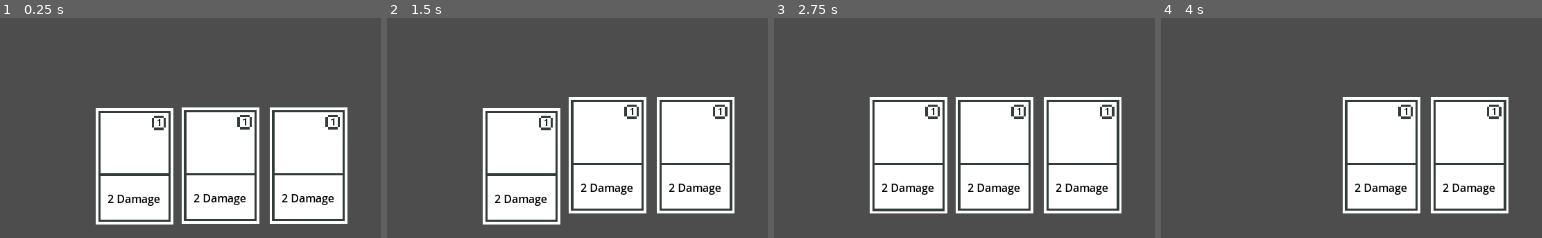
Above: before the commit, frames 1-4 (left to right).
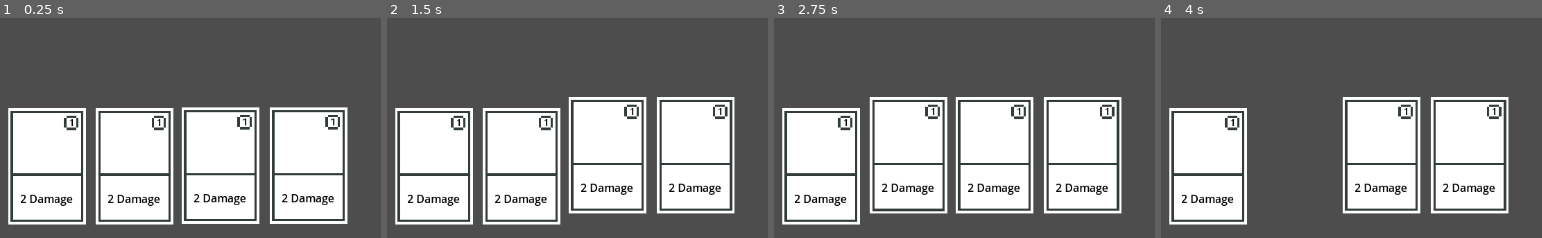
Above: after the commit, the same moments.

Repository: yeehaw114/CEN4090L
Game: Godot game, scene res://Scenes/battle_manager.tscn
Two runs of this game, one before a commit and one after it. Both use one fixed random seed, a clock stepped at 60 frames per second and the inputs below. This scene is started directly instead of the project's main scene. The engine's default icon, where the game draws it, is replaced by a stand-in: a white triangle on a blue panel in a dark square.
Inputs (mouse positions are % of the whole screen's width and height, from its top left):
- Up to frame 1 (0.25 s): no input
- Up to frame 2 (1.5 s): tap Enter at 0.5 s; move the mouse to (46, 84) at 0.52 s; hold D (Right) 0.53-1.28 s; click (46, 84) at 0.67 s; tap Space at 1.25 s; move the mouse to (57, 84) at 1.27 s; hold S (Down) from 1.28 s (still down); click (57, 84) at 1.42 s
- Up to frame 3 (2.75 s): tap Enter at 2 s; move the mouse to (34, 84) at 2.02 s; release S (Down) at 2.03 s; hold D (Right) from 2.03 s (still down); click (34, 84) at 2.17 s
- Up to frame 4 (4 s): tap Space at 2.75 s; move the mouse to (8, 44) at 2.77 s; release D (Right) at 2.78 s; hold W (Up) 2.78-3.53 s; click (8, 44) at 2.92 s; tap Enter at 3.5 s; move the mouse to (88, 25) at 3.52 s; hold A (Left) from 3.53 s (still down); click (88, 25) at 3.67 s
The pictures show only the part of the screen within x 17-67%, y 50-100%; the shares and areas given below are measured in that part.

The runs differ from the first frame. In frame 1, 11% of the frame differs, in the area x 2-23%, y 40-95%; in frame 2, 11%; in frame 3, 11%; in frame 4, 11%.

Commit message:
enemies can die now and greyscale shader added

Diff:
--- /dev/null
+++ b/Assets/Shaders/grey.gdshader
@@ -0,0 +1,7 @@
+shader_type canvas_item;
+
+void fragment() {
+	vec4 tex_color = texture(TEXTURE,UV);
+	float grey = tex_color.r * 0.299 + tex_color.g * 0.587 + tex_color.b * 0.114;
+	COLOR = vec4(vec3(grey),tex_color.a);
+}
--- a/Scenes/battle_manager.tscn
+++ b/Scenes/battle_manager.tscn
@@ -40,6 +40,11 @@
 scale = Vector2(3.5, 3.5)
 card_stats = ExtResource("5_uqssg")
 
+[node name="Card4" parent="UI/Cards" instance=ExtResource("3_8i1lf")]
+position = Vector2(303, 533)
+scale = Vector2(3.5, 3.5)
+card_stats = ExtResource("5_uqssg")
+
 [node name="DiscardPile" type="Node2D" parent="UI/Cards"]
 script = ExtResource("6_mg17r")
 
--- a/Scenes/enemy.tscn
+++ b/Scenes/enemy.tscn
@@ -1,10 +1,12 @@
-[gd_scene load_steps=4 format=3 uid="uid://d1syl8lfndi8q"]
+[gd_scene load_steps=5 format=3 uid="uid://d1syl8lfndi8q"]
 
 [ext_resource type="Script" uid="uid://ck6vqehtn7u6w" path="res://Scripts/character/enemy.gd" id="2_287tu"]
 [ext_resource type="Texture2D" uid="uid://cx3g6b3i4x7y0" path="res://Assets/Textures/select_target_ring.png" id="3_0830c"]
 
 [sub_resource type="RectangleShape2D" id="RectangleShape2D_afpow"]
 size = Vector2(49, 49.5)
+
+[sub_resource type="ShaderMaterial" id="ShaderMaterial_287tu"]
 
 [node name="Enemy" type="Node2D" groups=["Character"]]
 script = ExtResource("2_287tu")
@@ -32,6 +34,7 @@
 
 [node name="EnemySprite" type="Sprite2D" parent="."]
 texture_filter = 1
+material = SubResource("ShaderMaterial_287tu")
 scale = Vector2(5, 5)
 
 [connection signal="mouse_entered" from="Area2D" to="." method="mouse_entered_body"]
--- a/Scripts/character/enemy.gd
+++ b/Scripts/character/enemy.gd
@@ -1,11 +1,14 @@
 extends Character
 class_name Enemy
+
+const grey_shader = preload("res://Assets/Shaders/grey.gdshader")
 
 @onready var select_ring: Sprite2D = $SelectRing
 @onready var enemy_sprite: Sprite2D = $EnemySprite
 @onready var health_bar: ProgressBar = $HealthBar
 
 var is_able_to_be_selected = false
+var is_dead = false
 
 func _ready():
 	enemy_sprite.texture = sprite
@@ -23,10 +26,25 @@
 func take_damage(damage: int):
 	health -= damage
 	health_bar.value = health
+	if check_if_dead():
+		set_grey_shader()
+		is_dead = true
 
 func turn_selectibility_off() ->void:
 	select_ring.visible = false
 	is_able_to_be_selected = false
 
 func turn_selectibility_on() ->void:
-	is_able_to_be_selected = true
+	if !check_if_dead():
+		is_able_to_be_selected = true
+
+func check_if_dead() -> bool:
+	if health <= 0:
+		return true
+	else:
+		return false
+
+func set_grey_shader() -> void:
+	var shader_mat = ShaderMaterial.new()
+	shader_mat.shader = grey_shader
+	enemy_sprite.material = shader_mat
Not shown, added: Assets/Shaders/grey.gdshader.uid
